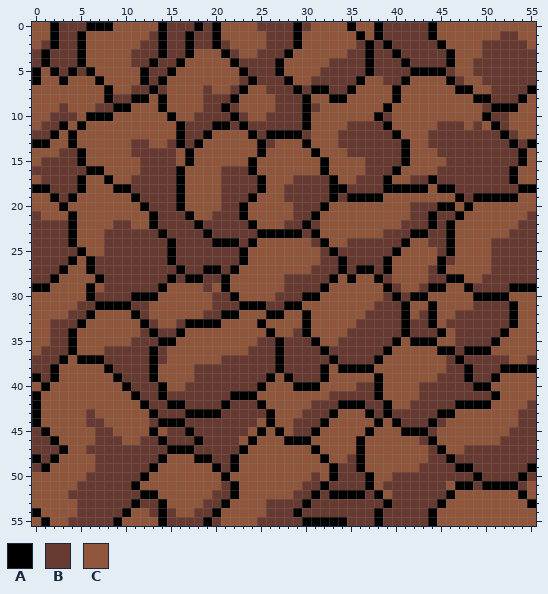
Pixel-art sprite, stored at SpriteSheet/tileTerra1.png. That is the earlier state.
The file is 56x56 pixels.
Palette (. is transparent): A #000000  B #663931  C #8f563b
Pixels before (only the part around the change), first column x 0:
 0 CCABBBAAACCCCCABBBABACCCCBBBBABCCCCACCABBBBBACCCCCCCCCCC
 1 CCABBACCCCCCCBABBABBACCCCCBBBACCCCCCACABBBBBACCCCCCCBBCC
 2 CBABBACCCCCCBBABBABBABCCCCBBBACCCCCCBABABBBBBACCCCBBBBBC
 3 BABBBACCCCCBBBABBACCCABCCBBBACCCCCCBBABBABBBBBACCCBBBBBB
 4 BABBBACCCCCBBABBACCCCCABBBBACCCCCBBBBABBBABBBBACCBBBBBBB
 5 ACABABACCCCCABBACCCCCCCABBBACCCCBBBBBABBBBAAAABCCBBBBBBB
 6 ACCACCCACCCCABACCCCCCCCBABBBACCBBBBBACCBBACCCCABCCBBBBBB
 7 CCCCCCCCACCBBABCCCCBCCBACCBBBABAABBACCCCACCCCCCAACCBBBBA
 8 CCCCCCCCABBAACACCCCBBBACCCCBBBACCAACCCCCACCCCCCCCAABBBAC
 9 CCCBCCCBBAACCCACCCCBBABCCCCBBBABCCCCCCCACCCCCCCCCCBAAACC
10 CCBBBCAAACCCCCCACCBBBBABCCBBBBACCCCCCCABCCCCCCCCCCABBCCC
11 CBBACACCCCCCCCCCABBBAABABBBBBBACCCCBBBBACCCCCBBBCBCABCCC
12 BBACACCCCCCCCCCCABBACCCCABAAAABCCCBBBBBBACCCBBBBBBBBABCC
13 AACCACCCCCCBBCCBABACCCCCCABCCCACCCBBBBBBBACCBBBBBBBBBABA
14 CCCBBACCCCCBBBBBCACCCCCCCACCCCCACCCBBBBBBACCCBBBBBBBBBAC
15 CBBBBACCCCCCBBBBCACCCCCCACCCCCCCACCCCBBBBACCCCBBBBBBBBAC
16 BBBBBBAACCCCBBBBACCCCBBBACCCCCCCACCCCBBBACCCCBBBBBBBBACC
17 CBBBBACCACCBBBBBACCCCBBBBACCCBBBBACCBBBACCBBABBBBBBBBACC
18 AABBBACCCAABBBBBACCCCBBBBACCBBBBBAABBBBAAAAACAABBBBBBBAA
19 CCABACCCCCCABBBBACCCCBBBACCCBBBBBABAAAACCCCCCCCABAAAAACC
20 CCCACCCCCCCCABBBACCCCBBACCCCCBBBACCCCCCCCCBBBAACACCCCCCC
21 BCCCACCCCCCCCABBBACCBBBACCCCCBBACCCCCCCCCCBBABBACCCCCCCB
22 BBBBACCCCBBCCABBBBABBBBBACCCBBABCCCCCCCCCBBBABACCCCCCCBB
23 BBBBACCCBBBBBBABBBBABBBBBAAAAABACCCCCCCBBBAABBACCCCCCBBB
24 BBBBACCCBBBBBBBABBBBAAABACCCCCCBACCBBBBBBACCBBACCCCBBBBB
25 BBBBBACCBBBBBBBABBBBBBBACCCCCCCCBABBBBBBACCCCBACCCCBBBBB
26 BBBBACABBBBBBBBABBBBBBBACCCCCCCCBBABBBBACCCCCABCCCCBBBBB
27 BBBACCABBBBBBBBBABBAABACCCCCCCCBBBABAABACCCCBACCCCCBBBBB
28 BBACCCCABBBBBBBABAABBACCCCCCBBBBBACACCABCCCCBBAACCBBBBBB
29 AACCCCACBBBBBBACCCCBCACCCCCCBBBBACCCCCCABCCBAACCABBBBAAA
30 CCCCCCABBBBAAACCCCCCBBACCCCBBBAACCCCCCCBABAACCCCCAAAACCC
31 CCCCCBBAAAABBCCCCCCCBBBAAABBAACCCCCCCCBBBACCACCCCBBBBACC
32 CCCCBBACCCCABCCCCCCBBAACCCAACCACCCCCCBBBBACBACCBBBBBBACC
33 CCBBBACCCCCCABCCBAAAACCCCACCCCACCCCCBBBBBABBACBBBBBBBACC
34 CCBBACCCCCCCBABBACCCCCCCCCACCBACCCCBBBBBBABBBACBBBBBACCC
35 CCBBACCCCCCBBBAACCCCCCCCCBBABBBACCBBBBBBACAAACCBBBBACCCC
36 CBBBACCCBBBBBABCCCCCCCCCBBBABBBBABBBBBBACCCCCAABAAACCCCC
37 BBBACAAABBBBBABCCCCCCBBBBBBABBBBBABBBBACCCCCCCBABBBBBCCB
38 BBACCCCCABBBBACCCCBBBBBBBBBABBBBACAAAACCCCCCCCBBABBBAAAA
39 ABACCCCCCABBBACCCCBBBBBBBBACABBBACCCCCACCCCCCBBBABBACCCC
40 CACCCCCCCCABBBACCBBBBBBBBACCCAAACCCCBBACCCCBBBBBBAACCCCC
41 ACCCCCCCCCCABBABBBBBBBAAACCCCCCCCBBBBBACCCCBBBBBBBBACCCC
42 ACCCCCCCCCCCABBAABBBBABBBACCCCCBBBAAABBACCBBBBBAAAACCCCB
43 ACCCCCBCCCCCCABBBAAAABBBBBACCCBBBACCCABABBBBBAACCCCCCCBB
44 ACCCCCBBCCCCCBAAABBBBBBBBCACCBBBACCCCCACABBBABCCCCCCCCBB
45 BACCCCCBBCCCCACBBABBBBBBCACACBBACCCCCACCCAAABCCCCCCCCBBB
46 BBACCCCBBBCCBBABBBABBBBCACCCAAACCCCCACCCCCCBACCCCCCCBBBB
47 BBBACCBBBBBBBBBAAABBBBBACCCCCCCACCCCACCCCCCCBACCBBBBBBBB
48 ABACCCCBBBBBBBACCCAABBACCCCCCCCCACCBACCCCCCCBBABBBBBBBBB
49 BACCCCCBBBBBBACCCCCCABACCCCCCCCCCABBACCCCCCBBBBAABBBBBBA
50 CCCCCCBBBBBBACCCCCCCCACCCCCCCCCBCABBBACCBBBBBBBBBABBBBAB
51 CCCCCBBBBBBACCCCCCCCCBACCCCCCCBBABBBBACBBBBBBBCAABAAAABC
52 CCCCBBBBBBBBAACCCCCCBBACCCCCCBBABAAAABACBBBBBBACCCCCCCAC
53 CCCCCBBBBBBABBACCCCBBACCCCBBBBABBBBBBBBABBBBBACCCCCCCCCA
54 ACCCCBBBBBACCBABCCBBACCCCCBBBABBBBBBBBABBBBBACCCCCCCCCCC
55 CACCBBBBBACCCCABBBBABCCCCBBBBBAAAAABBBABBBBBACCCCCCCCCCC
The same view after the edit:
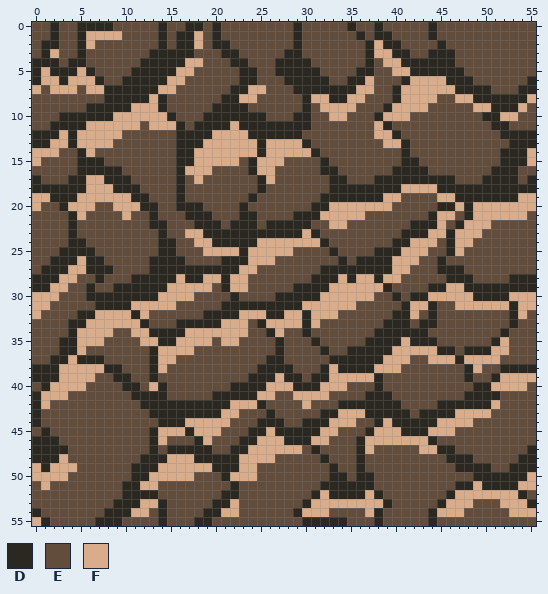
Colours new in this view: D #2b2821  E #624c3c  F #d9ac8b
Difference:
Changed rows in their new state; - is an unchanged pixel.
first column x 0:
 0 EEDEEDDDDEEEEEDEEDDEDEEEEEEEEDEEEEEDEEDEEEEEDEEEEEEEEEEE
 1 EEDEEDFFFFEEEEDEDDFEDEEEEEEEEDEEEEEEDEDDEEEEDEEEEEEEEEEE
 2 EDDEEDFEEEEEEEDEDDFEDDEEEEEEEDEEEEEEEDFDDEEEEDEEEEEEEEEE
 3 EDFEEDEEEEEEEDDDDDEEEDDEEEEEDDEEEEEEEDFFDDEEDDDEEEEEEEEE
 4 DDDEDDEEEEEEDDDDDFFEEEDDEEEDDDDEEEEEEDEFFDDDDDDEEEEEEEEE
 5 DFDDDFDEEEEDDDDDFFEEEEEDDEEDDDDDEEEEDDEEFFDDDDDDEEEEEEEE
 6 DFFDFFFDEEDDDDDFFEEEEEEDDEEEDDDDDEEDDFEEEDFFFFDDDEEEEEED
 7 FEFFFEFFDDDDDDFFEEEEEEDDFFEEEDDDDDDDFFEEDFFFFFFDDDDEEEDD
 8 EEEEEEEEDDDDDFDEEEEEEDDFFEEEEEDFFDDFFEEEDFFFFEEFFDDDDDDF
 9 EEEEEEDDDDDFFFDEEEEEDDDDEEEEEEDEFFFFEEEDFFFFEEEEEFFDDDFE
10 EEEDDDDDDFFFFFFDEEEDDDDDDDEEEDDEEFFEEEDFFFEEEEEEEEDDFFEE
11 EEDDDDFFFFFFEFFFDEDDDDFDDDDDDDDEEEEEEEFDEEEEEEEEEEEDDEEE
12 DDDFDFFFFFEEEEEEDDDDFFFFDDDDDDEEEEEEEEFFDEEEEEEEEEEEDDDD
13 DDFFDFFFFEEEEEEEDDDFFFFFFDFFFFDEEEEEEEEFFDEEEEEEEEEEEDDD
14 FFFEEDFEEEEEEEEEDDFFFFFFFDFFFFFDEEEEEEEEEDEEEEEEEEEEDDDF
15 FEEEEDDDEEEEEEEEDDFFFFFEDFFFEEEEDEEEEEEEEDDEEEEEEEEEDDDF
16 EEEEEDDDDDEEEEEEDFFFEEEEDFFEEEEEDDEEEEEEDDDDEEEEEEEDDDEE
17 DEEEDDFFDDDEEEEEDEFEEEEEEDFEEEEEEDDEEEDDDDDDDDDEEEDDDDED
18 DDDDDDFFFDDDEEEEDEEEEEEEEDEEEEEEEDDDDDDDDFFFFDDDDDDDDDDD
19 FFDDDFFFFFFDDEEEDEEEEEEEDEEEEEEEDDDDDDDFFEEEEFFDDDDDDDFF
20 FEEDFFFEEFFFDDEEDDDEEEEDEEEEEEEDDFFFFFFFEEEEEDDFDFFFFFFF
21 EEEEDFEEEEFEEDEEEDDDEEEDDEEEEDDDFFFFFEEEEEEEDFFEDFFFFFFE
22 EEEEDEEEEEEEEDDEEEDDDEDDDEDDDDDEEFFEEEEEEEDDDFEDFFFEEEEE
23 EEEEDEEEEEEEEEDEEFFDDDDDDDDDDDFDEEEEEEEEEDDDFFDFFFEEEEEE
24 EEEEDDEEEEEEEEDDEEFFDDDDDFFFFFFFDEEEEEEEDDFFFEDFFEEEEEEE
25 EEEDDDDEEEEEEEDDEEEFFFFDFFFFFEEEEDEEEEDDDFFFEEDFEEEEEEEE
26 EEDDDFDDEEEEEDDDDEEEEDDDFFFEEEEEEEDEDDDDFFFEEDEEEEEEEEEE
27 EDDDFFDDDEEEEDDDDDDDDDDFFEEEEEEEDDDDDDDDFFEEEDDDEEEEEEEE
28 DDDFFEEDEEEDDDDDFDDFFDFFEEEEEEEDDDFDFFDFFEEEEEDDDEEEEDDD
29 DDFFEEDEEDDDDDDFFFFFEDFFEEEEEDDDDFFFFFFDEEEEDDFFDDDDDDDD
30 FFFEEEDDDDDDDDFFFFEEEEDEEEEDDDDDFFFFFFEEDEDDFFFFFDDDDFFF
31 FFEEEEEDDDDFFFFFEEEEEDDDDDDDDDFFFFFFEEEEEDFFDEEFFFFFFDFF
32 FEEEEDDFFFFDFEEEEEEDDDDFFFDDFFDFFFEEEEEEDDFEDEEEEEEEEDFE
33 EEEEDDFFFFFFDEEEDDDDDFFFEDFFFFDFEEEEEEEDDDEDDEEEEEEEEDEE
34 EEEEDFFFFEEFFDDDDFFFFFFFEEDFEEDEEEEEEEDDDDDDEEEEEEEEDEEE
35 EEEDDFFFEEEEFFDDFFFFEFFEEEEDEEEDEEEEEDDDDFDDDEEEEEEDFEEE
36 EEEDDFEEEEEEEDFFFFEEEEEEEEEDEEEEDEEDDDDDFFFFFDDEDDDFFEEE
37 EEDDFDDDEEEEEDFFEEEEEEEEEEDDEEEEEDDDDDDFFFEEFFFDFFFFEEEE
38 DDDFFFFFDDEEEDFEEEEEEEEEEDDDDEEEDFDDDDFFFEEEEEEEDFEEDDDD
39 DDDFFFFEEDDEEDEEEEEEEEEEDDDFDDEDDFFFFFDEEEEEEEEEDEEDFFFF
40 EDFFFFEEEEDDEFDEEEEEEEDDDDFFFDDDFFFEEEDEEEEEEEEEEDDFFFFE
41 DFFFEEEEEEEDDDDEEEEEDDDDDFFEEFFFFEEEEDDDEEEEEEEEDDDDEEEE
42 DFEEEEEEEEEEDDDDDDDDDDFFFDEEEEFEEEDDDDDDDEEEEDDDDDDFEEEE
43 DEEEEEEEEEEEEDDDDDDDDFFEEEDEEEEEDDFFFDDDDDEDDDDFFFFEEEEE
44 DEEEEEEEEEEEEEDDDFFFFFEEEDDDEEDDDFFFEEDFDDDDDFFFFEEEEEEE
45 EDEEEEEEEEEEEDFFFDFFFEEEDDFDDDDDFFEEEDFFFDDDFFFEEEEEEEEE
46 DDDEEEEEEEEEEDFEEEDFEEEDDFFFDDDFFEEEDFFFFFFFDEEEEEEEEEEE
47 DDDDEEEEEEEEEDEDDDDDEEDDFFFFFFEDEEEEDFEEEEEFFDDEEEEEEEED
48 DDDFEEEEEEEEDDDFFFDDDDDFFFFEEEEEDEEEDEEEEEEEEEDDDEEEEEDD
49 FDFFFEEEEEEDDDFFFFFFDDDFFEEEEEEEEDEEDEEEEEEEEEEDDDDEEDDD
50 FFFFEEEEEEEDDFFFFFEEEDFFFEEEEEEEEDDEDDEEEEEEEEEEEDDDDDDF
51 EFEEEEEEEEDDFFEEEEEEEEDEEEEEEEEEDDDDDDEEEEEEEEEDDFDDDDFF
52 EEEEEEEEEEDDDDEEEEEEEDDEEEEEEEEDFDDDDFDEEEEEEEDFFFFFFFDE
53 EEEEEEEEEDDDFFDEEEEEDDFEEEEEEEDFFFFFFFFDEEEEEDFFFEEEFFFD
54 DEEEEEEEDDDFFEDEEEEDDFFEEEEEEDFFFEEEEFDEEEEEDFFFEEEEEFFF
55 FDEEEEEDDDEEEEDEEEDDEEEEEEEEEEDDDDDEEEDEEEEEDEEEEEEEEEEE
Boxes around the changes in both pictures, in picture pixels (x1, y1, x2, y2):
changed: (32, 22, 536, 526)
